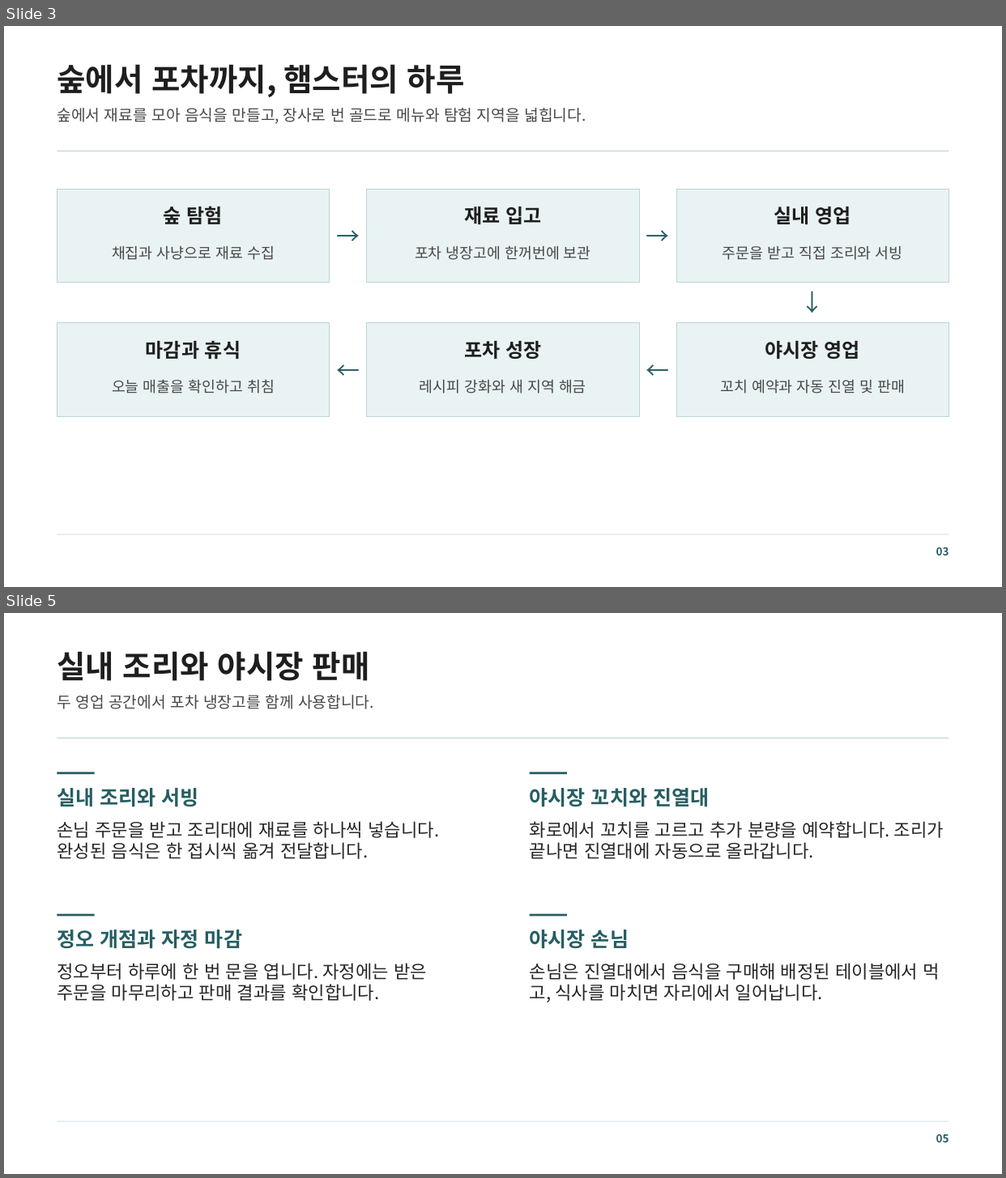
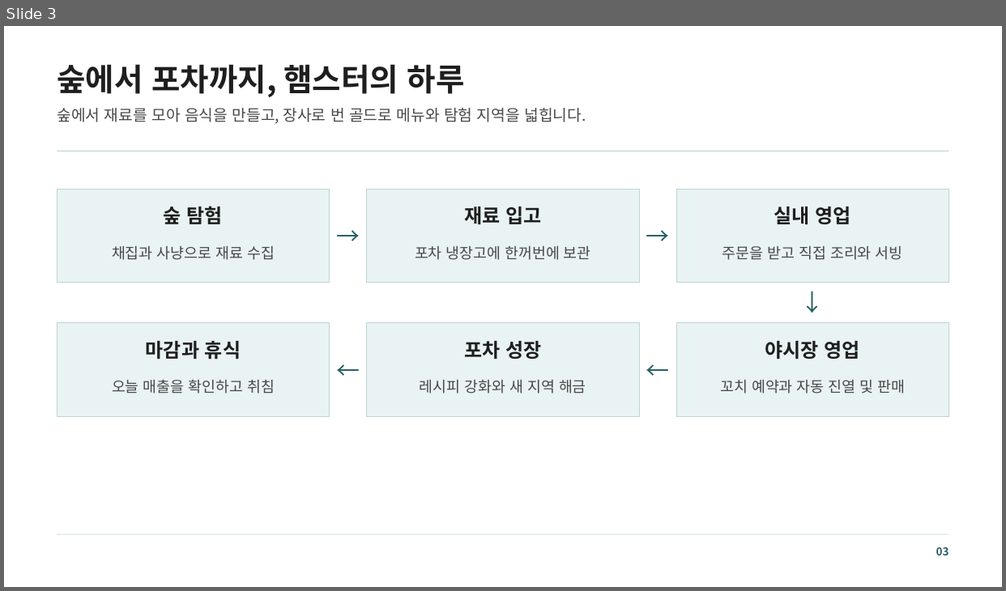
Before and after one commit to mjoon31/mjoon31, a slide deck: docs/assets/resources/ham-pocha/introduction.pptx. Shown one above the other, each under a label of ours: slides 3 and 5 before the commit, slide 3 after it; the slides between them are not shown. The pictures are 1006x1178 and 1006x591 pixels, drawn with LibreOffice and Linux fonts; fonts in the diff are those of the drawing. Boxes give left, top, right and bottom in pixels: in the first picture for what was removed or moved away, otherwise in the second. Text is boxed around its words. In the diff, an @@ line names an element or a change of style, - is before the commit and + after.

```diff
--- a/docs/assets/resources/ham-pocha/introduction.pptx
+++ b/docs/assets/resources/ham-pocha/introduction.pptx
@@ slide 5 removed at (x1=4, y1=613, x2=1002, y2=1174), background #FFFFFF @@
@@ text removed at (x1=57, y1=651, x2=370, y2=681) @@
-실내 조리와 야시장 판매
@@ text removed at (x1=57, y1=695, x2=374, y2=709) @@
-두 영업 공간에서 포차 냉장고를 함께 사용합니다.
@@ rectangle removed at (x1=57, y1=738, x2=949, y2=739) @@
@@ rectangle removed at (x1=57, y1=772, x2=95, y2=774) @@
@@ rectangle removed at (x1=530, y1=772, x2=567, y2=774) @@
@@ text removed at (x1=57, y1=788, x2=199, y2=807) @@
-실내 조리와 서빙
@@ text removed at (x1=530, y1=788, x2=709, y2=807) @@
-야시장 꼬치와 진열대
@@ text removed at (x1=57, y1=821, x2=439, y2=859) @@
-손님 주문을 받고 조리대에 재료를 하나씩 넣습니다. 완성된 음식은 한 접시씩 옮겨 전달합니다.
@@ text removed at (x1=530, y1=821, x2=944, y2=859) @@
-화로에서 꼬치를 고르고 추가 분량을 예약합니다. 조리가 끝나면 진열대에 자동으로 올라갑니다.
@@ rectangle removed at (x1=57, y1=914, x2=95, y2=916) @@
@@ rectangle removed at (x1=530, y1=914, x2=567, y2=916) @@
@@ text removed at (x1=57, y1=930, x2=242, y2=949) @@
-정오 개점과 자정 마감
@@ text removed at (x1=530, y1=930, x2=629, y2=949) @@
-야시장 손님
@@ text removed at (x1=57, y1=963, x2=427, y2=1001) @@
-정오부터 하루에 한 번 문을 엽니다. 자정에는 받은 주문을 마무리하고 판매 결과를 확인합니다.
@@ text removed at (x1=530, y1=963, x2=940, y2=1003) @@
-손님은 진열대에서 음식을 구매해 배정된 테이블에서 먹고, 식사를 마치면 자리에서 일어납니다.
@@ rectangle removed at (x1=57, y1=1122, x2=949, y2=1122) @@
@@ text removed at (x1=936, y1=1135, x2=949, y2=1143) @@
-05
```
Also in this commit, not shown: 4 slides changed, 6 slides added, 3 other slides removed, 6 other files.
